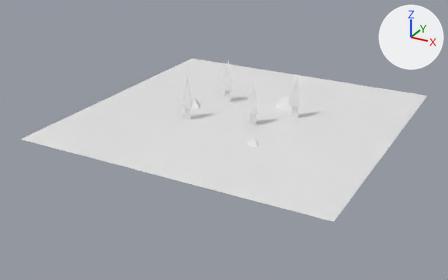
The OBJ model assets/models/forest.obj as it was, and as the next commit left it.
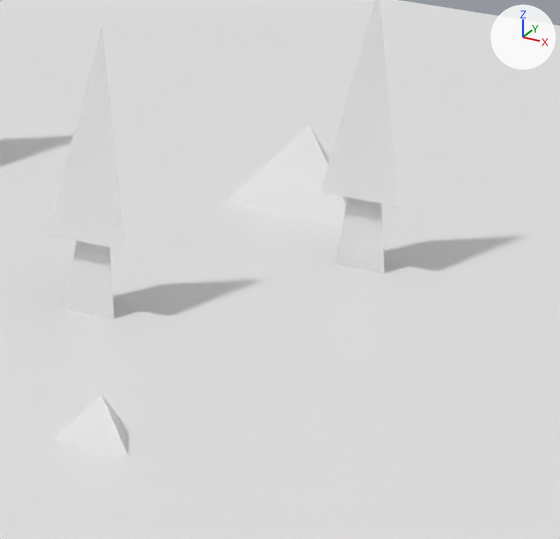
Old and new are each drawn whole from a camera (50 mm lens) standing at (19.18, -37.54, 16.52) and looking at (-0.5, -1.76, -1.37) and again close up on the part from 53% to 73% of the width and 27% to 57% of the height. Arrows for +X, +Y and +Z are at upper right; the lights stay in place. Where no turn or scale is listed for an object, it has been applied to the vertices.

The scene before the commit, as lines of its bpy script (objects in view):
```python
me_plane = bpy.data.meshes.new('Plane')
me_plane.from_pydata(...)  # 48 vertices, 35 faces; spans x -10.9..10.9, y -10.9..10.9, z -0.1..3.2
ob_plane = bpy.data.objects.new('Plane', me_plane)
ob_plane.location = (0.0, 0.0, 0.0)
```
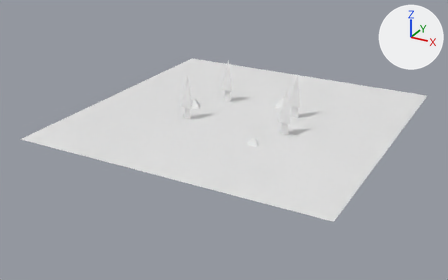
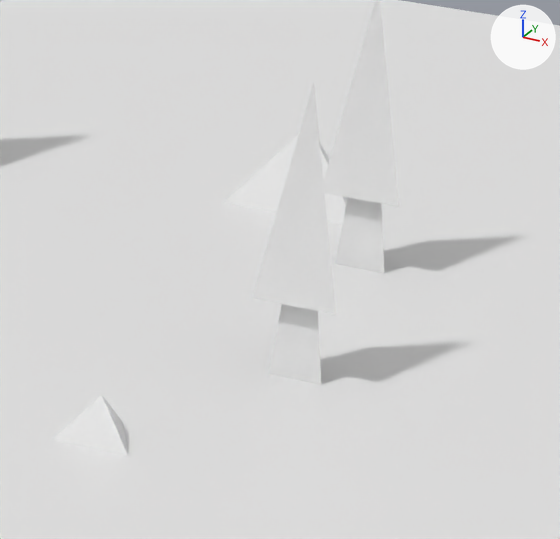
Commit message: Fix forest

Where the change shows, as pixel boxes (x1, y1, x2, y2) in the close-ups (560 x 539 px; the box of a moved part takes in the faces that stretch with it):
part 1 of me_plane, moved or reshaped: before (65, 241, 114, 319); after (268, 304, 321, 385)
part 2 of me_plane, moved or reshaped: before (48, 28, 126, 250); after (252, 83, 336, 315)

What changed in the scene script:
```text
Change me_plane:
    where me_plane.from_pydata(...)  # 48 vertices, 35 faces; spans x -10.9..10.9, y -10.9..10.9, z -0.1..3.2
    used by ob_plane; location = (0.0, 0.0, 0.0)
    me_plane part 1: the loose piece of 4 vertices spanning x 1.1..1.7, y -1.2..-0.6, z -0.1..2.4 is moved by (2.7, -0.6, 0.0)
    me_plane part 2: the loose piece of 4 vertices spanning x 0.9..1.9, y -1.3..-0.4, z 0.9..3.2 is moved by (2.7, -0.6, 0.0)
```
